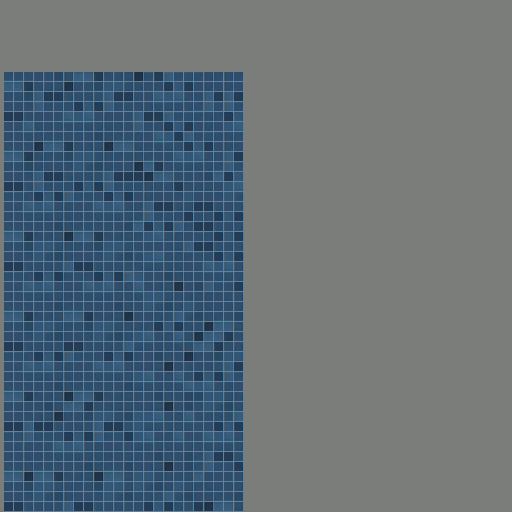
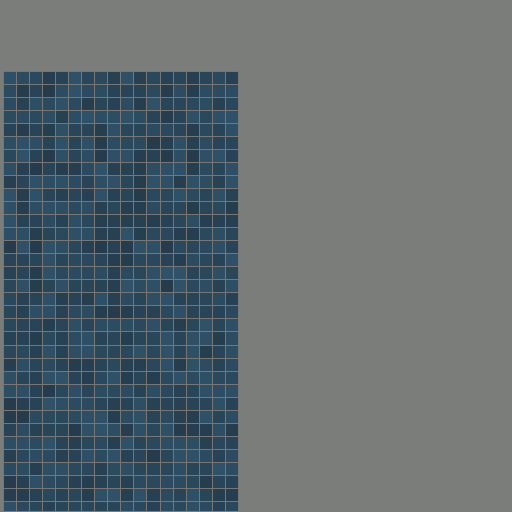
Revision of a layered 512x512 image; what changed, layer by layer:
removed layer "Layer 65" over bbox(3, 71, 244, 511)
added layer "Layer 67" over bbox(3, 71, 244, 511)
